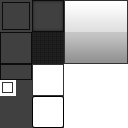
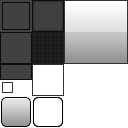
Layer changes from the first 128 × 128 image to the second:
pixels changed over (0, 80, 64, 128) (layer not identified)
